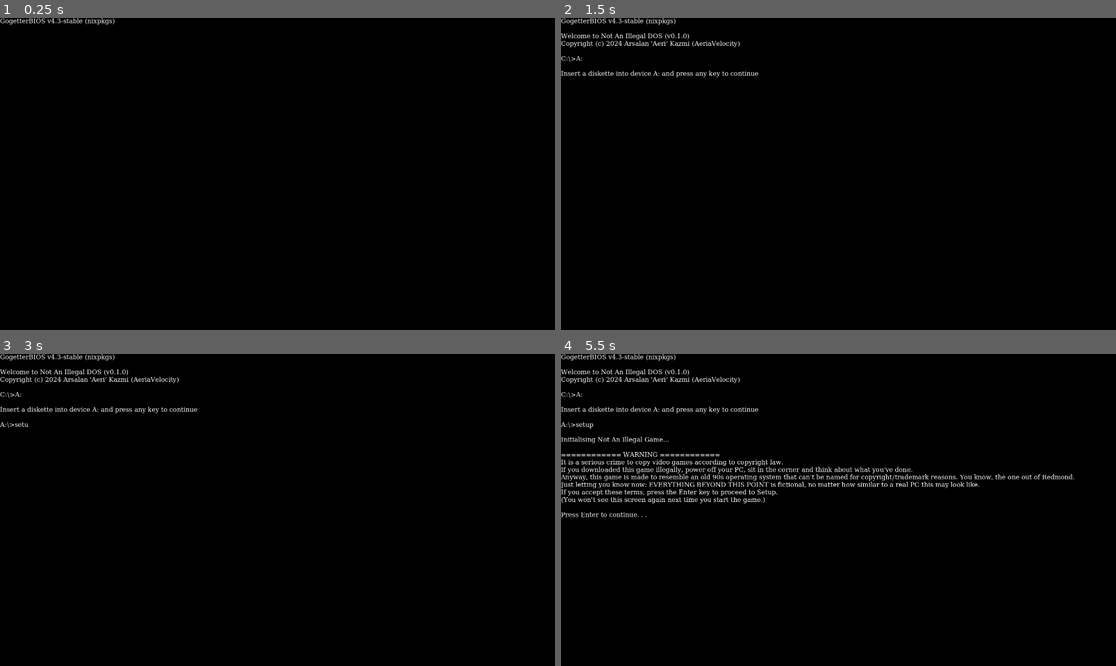
Above: before the commit, frames 1-4 (two rows, left to right).
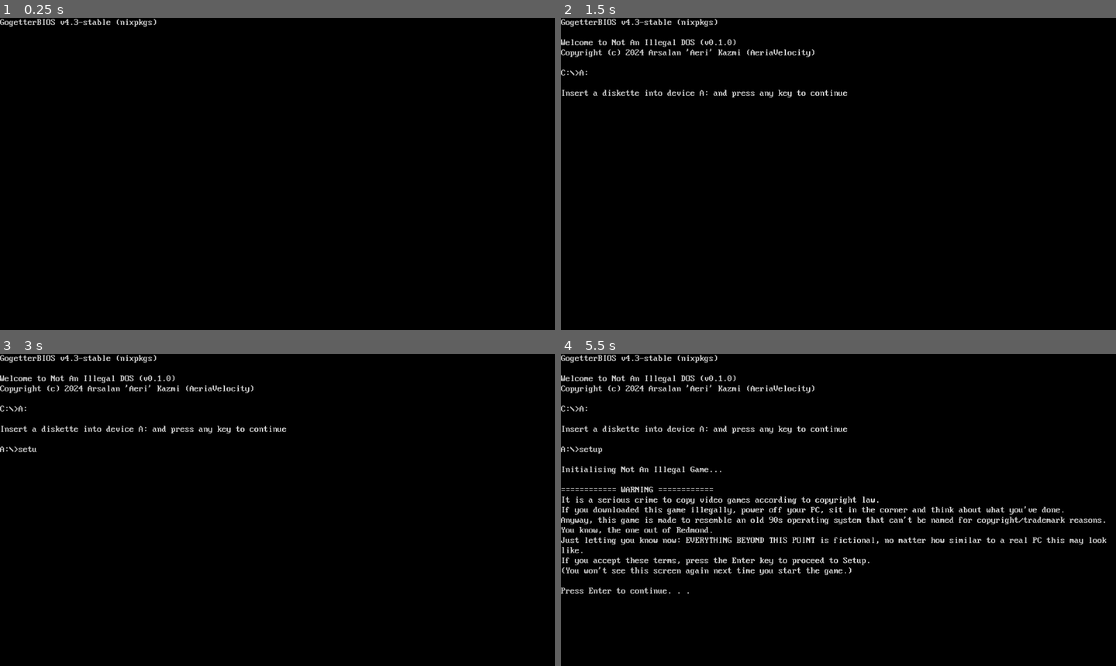
Above: after the commit, the same moments.

Repository: AeriaVelocity/not-an-illegal-game
Game: Godot game, scene res://Scenes/intro.tscn
Two runs of this game, one before a commit and one after it. Both use one fixed random seed, a clock stepped at 60 frames per second and the inputs below.
Inputs:
- Up to frame 1 (0.25 s): no input
- Up to frame 2 (1.5 s): tap Enter (ui_accept) at 0.5, 0.77 s
- Up to frame 3 (3 s): tap Enter (ui_accept) at 1.52, 2, 2.75 s
- Up to frame 4 (5.5 s): tap Enter (ui_accept) at 3.02, 3.77, 4.52, 5 s

The runs differ from the first frame. In frame 1, 0.4% of the frame differs, in the area x 0-29%, y 0-3%; in frame 2, 2.1%; in frame 3, 2.2%; in frame 4, 9.3%, in the area x 0-99%, y 0-77%.

Commit message:
Updated the intro and preinstallation wizard
There's now a completely new "About" screen. The text now uses the IBM VGA font.

Diff:
--- a/Scenes/intro.tscn
+++ b/Scenes/intro.tscn
@@ -1,15 +1,12 @@
 [gd_scene load_steps=4 format=3 uid="uid://bwdhkid85616g"]
 
 [ext_resource type="Script" path="res://Scripts/intro_sequence.gd" id="1_j8b0u"]
+[ext_resource type="FontFile" uid="uid://c5c2w3cb83hy5" path="res://Mx437_IBM_VGA_8x16.ttf" id="1_w7rxy"]
 
-[sub_resource type="SystemFont" id="SystemFont_or8xq"]
-font_names = PackedStringArray("Lucida Console", "Source Code Pro", "Menlo", "Monospace")
-font_weight = 500
-subpixel_positioning = 0
-
-[sub_resource type="LabelSettings" id="LabelSettings_5yfoo"]
-font = SubResource("SystemFont_or8xq")
-font_size = 22
+[sub_resource type="LabelSettings" id="LabelSettings_05w7b"]
+font = ExtResource("1_w7rxy")
+font_size = 32
+font_color = Color(0.808998, 0.808998, 0.808998, 1)
 
 [node name="Intro" type="Control"]
 layout_mode = 3
@@ -37,7 +34,7 @@
 offset_top = -1080.0
 grow_horizontal = 2
 grow_vertical = 0
-label_settings = SubResource("LabelSettings_5yfoo")
+label_settings = SubResource("LabelSettings_05w7b")
 autowrap_mode = 2
 text_overrun_behavior = 2
 script = ExtResource("1_j8b0u")
--- a/Scenes/preinstallation.tscn
+++ b/Scenes/preinstallation.tscn
@@ -1,15 +1,12 @@
 [gd_scene load_steps=7 format=3 uid="uid://bygcowckre38n"]
 
 [ext_resource type="Script" path="res://Scripts/preinstallation_interaction.gd" id="1_0t6bx"]
-
-[sub_resource type="SystemFont" id="SystemFont_or8xq"]
-font_names = PackedStringArray("Lucida Console", "Source Code Pro", "Menlo", "Monospace")
-font_weight = 500
-subpixel_positioning = 0
-
-[sub_resource type="LabelSettings" id="LabelSettings_k1qia"]
-font = SubResource("SystemFont_or8xq")
-font_size = 22
+[ext_resource type="FontFile" uid="uid://c5c2w3cb83hy5" path="res://Mx437_IBM_VGA_8x16.ttf" id="2_e22ee"]
+
+[sub_resource type="LabelSettings" id="LabelSettings_gg2ix"]
+font = ExtResource("2_e22ee")
+font_size = 32
+font_color = Color(0.807843, 0.807843, 0.807843, 1)
 
 [sub_resource type="Animation" id="Animation_6lioa"]
 length = 0.001
@@ -90,6 +87,28 @@
 color = Color(0, 0, 0.537255, 1)
 script = ExtResource("1_0t6bx")
 
+[node name="Keys" type="ColorRect" parent="Background"]
+layout_mode = 1
+anchors_preset = 12
+anchor_top = 1.0
+anchor_right = 1.0
+anchor_bottom = 1.0
+offset_top = -30.0
+grow_horizontal = 2
+grow_vertical = 0
+color = Color(0.687215, 0.687215, 0.687215, 1)
+
+[node name="Label" type="Label" parent="Background/Keys"]
+modulate = Color(0, 0, 0, 1)
+layout_mode = 1
+anchors_preset = 15
+anchor_right = 1.0
+anchor_bottom = 1.0
+grow_horizontal = 2
+grow_vertical = 2
+text = "Enter=Continue  F1=Help  F3=Exit"
+label_settings = SubResource("LabelSettings_gg2ix")
+
 [node name="Screen 0" type="Control" parent="Background"]
 visible = false
 layout_mode = 1
@@ -106,15 +125,36 @@
 anchor_bottom = 1.0
 grow_horizontal = 2
 grow_vertical = 2
-text = "About Setup
+text = "Setup Help
 ===========
 
-    Not An Illegal Game Setup is designed to set up Not An Illegal Game on your \"computer\".
-
-    You type stuff in, you press Enter a lot, and that makes it go!
-
-    Now press 1 to get back to Setup so you can play the bloody game."
-label_settings = SubResource("LabelSettings_k1qia")
+    Using Setup
+
+    Setup installs Not An Illegal Game to your \"computer's\" \"hard disk\".
+    The Setup program:
+
+      • Identifies your \"computer's\" components (display, keyboard, mouse,
+        network, modem, laser guidance system, time manipulation device, and so
+        on).
+
+      • Completely screws up your \"hard disk\", if necessary, so that Not An
+        Illegal Game learns what it's like to feel pain.
+
+    CDR100: Unknown error
+    CDR101: Known error
+    CDR102: Schrödinger's error
+    CDR103: Door open
+    CDR104: Door exactly halfway open
+    Sometimes Setup makes up random stuff for the hell of it. To choose the
+    stuff you wish to be gaslighted by, press Enter. To choose a different
+    option, use the Arrow keys to select the option you want, and then press
+    Enter.
+
+    Not An Illegal Game is a puzzle/OS simulation game which will break the
+    concepts of everything you know about digital computing. You will use the
+    system, you will not use the system. You will win the game, you will not win
+    the game. This system was not made for you to understand."
+label_settings = SubResource("LabelSettings_gg2ix")
 autowrap_mode = 2
 
 [node name="Screen 1" type="Control" parent="Background"]
@@ -137,17 +177,46 @@
 
     Welcome to Setup.
 
-    The Setup program prepares Not An Illegal Game to run on your totally real and not at all simulated computer.
-
-      * To set up Not An Illegal Game now, press Enter.
-      * To learn more about Setup before continuing, press 1.
-      * To quit Setup without installing Not An Illegal Game, press 3.
+    The Setup program prepares Not An Illegal Game to run on your
+    totally real and not at all simulated computer.
+
+      • To set up Not An Illegal Game now, press Enter.
+
+      • To learn more about Setup before continuing, press F1.
+
+      • To quit Setup without installing Not An Illegal Game, press F3.
+
+    ** If your keyboard does not have function keys, use the number keys instead. **
 
     Note: If you have not backed up your files recently, don't worry. You don't have files.
-          To back up the files that you don't have, press 3 to quit Setup now. Then, back up your lack of files by using a backup program.
+          To back up the files that you don't have, press F3 to quit Setup now.
+          Then, back up your lack of files by using a backup program.
 
     To continue with Setup, press Enter."
-label_settings = SubResource("LabelSettings_k1qia")
+label_settings = SubResource("LabelSettings_gg2ix")
+autowrap_mode = 2
+
+[node name="Screen 2" type="Control" parent="Background"]
+visible = false
+layout_mode = 1
+anchors_preset = 15
+anchor_right = 1.0
+anchor_bottom = 1.0
+grow_horizontal = 2
+grow_vertical = 2
+
+[node name="Label" type="Label" parent="Background/Screen 2"]
+layout_mode = 1
+anchors_preset = 15
+anchor_right = 1.0
+anchor_bottom = 1.0
+grow_horizontal = 2
+grow_vertical = 2
+text = "Not An Illegal Game Setup
+=========================
+
+    ..."
+label_settings = SubResource("LabelSettings_gg2ix")
 autowrap_mode = 2
 
 [node name="AnimationPlayer" type="AnimationPlayer" parent="Background"]
--- a/Scripts/intro_sequence.gd
+++ b/Scripts/intro_sequence.gd
@@ -101,7 +101,11 @@
             text += "\n"
             continue
 
-        text += line + "\n"
+        if line == "":
+            # This is to stop the font from displaying a newline character
+            text += " \n"
+        else:
+            text += line + "\n"
 
         await get_tree().create_timer(line_delay).timeout
 
--- a/Scripts/preinstallation_interaction.gd
+++ b/Scripts/preinstallation_interaction.gd
@@ -1,7 +1,10 @@
-extends Control
+extends ColorRect
 
 var current_screen = 1
 var previous_screen = 0
+
+var current_node: Control
+var previous_node: Control
 
 var is_ready = false
 
@@ -23,24 +26,55 @@
 
         match current_screen:
             0:
-                if key == "1":
+                if key == "Escape":
                     current_screen = 1
             1:
                 if key == "Enter":
                     current_screen = 2
-                if key == "1":
+                if key == "1" || key == "F1":
                     current_screen = 0
-                if key == "3":
+                if key == "3" || key == "F3":
                     get_tree().quit()
+            _:
+                pass
+
+func set_keys():
+    var keys = $Keys/Label
+
+    match current_screen:
+        0:
+            keys.text = "F3=Quit  Escape=Previous Screen"
+        1:
+            keys.text = "Enter=Continue  F1=Help  F3=Quit"
+        _:
+            keys.text = "???"
+
+func set_screen():
+    current_node = get_node("Screen " + str(current_screen))
+    previous_node = get_node("Screen " + str(previous_screen))
+
+    if previous_node:
+        previous_node.hide()
+    if current_node:
+        current_node.show()
+
+    set_keys()
+
+func set_colours():
+    if current_screen == 0:
+        color = "#afafaf"
+        $Keys.color = "#000089"
+        current_node.get_node("Label").modulate = Color.BLACK
+        $Keys/Label.modulate = Color.WHITE
+    else:
+        color = "#000089"
+        $Keys.color = "#afafaf"
+        current_node.get_node("Label").modulate = Color.WHITE
+        $Keys/Label.modulate = Color.BLACK
 
 func _process(_delta):
     if not is_ready:
         return
 
-    var current_node = get_node("Screen " + str(current_screen))
-    var previous_node = get_node("Screen " + str(previous_screen))
-
-    if previous_node:
-        previous_node.hide()
-    if current_node:
-        current_node.show()
+    set_screen()
+    set_colours()
Binary file added: Mx437_IBM_VGA_8x16.ttf
Not shown, added: Mx437_IBM_VGA_8x16.ttf.import
